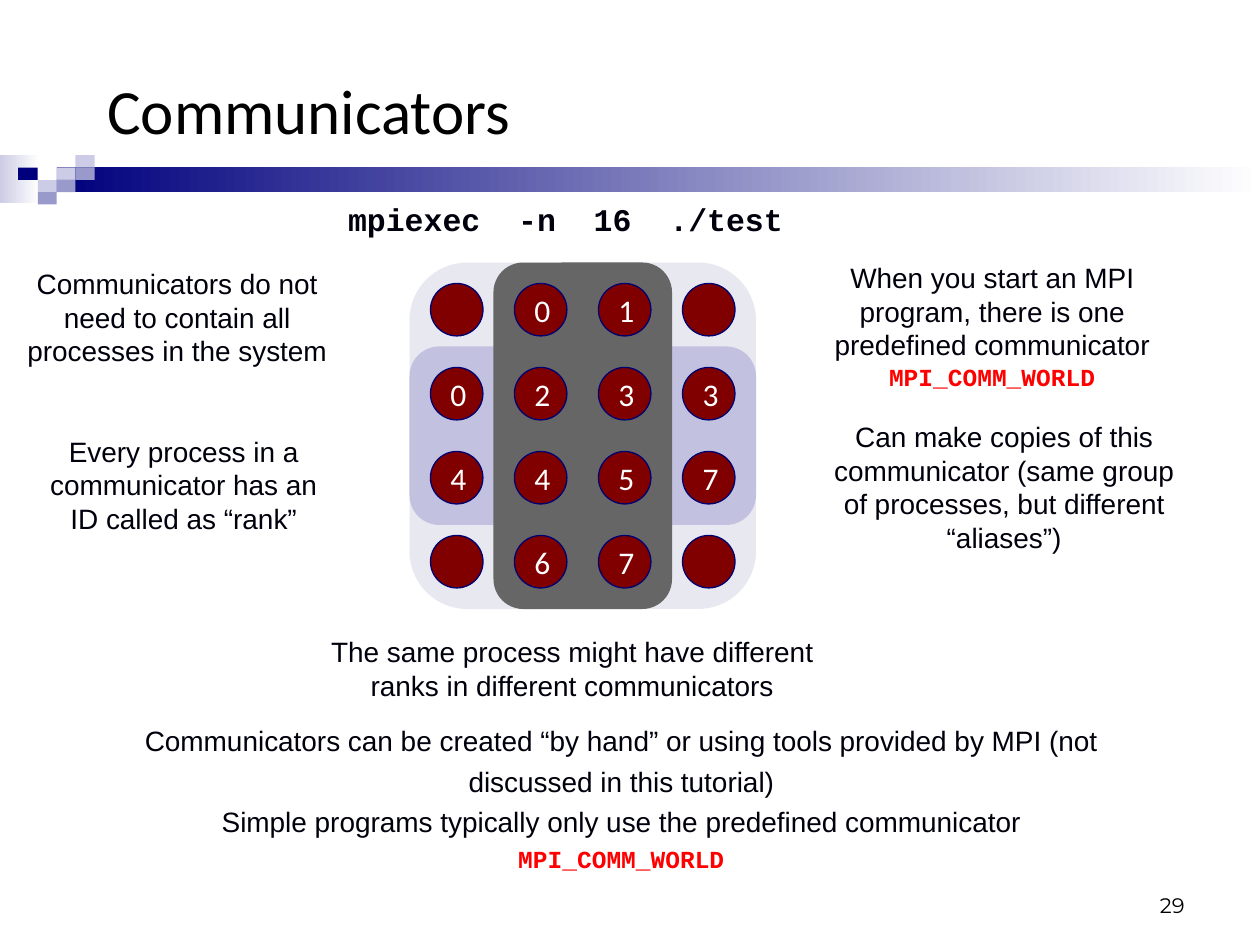
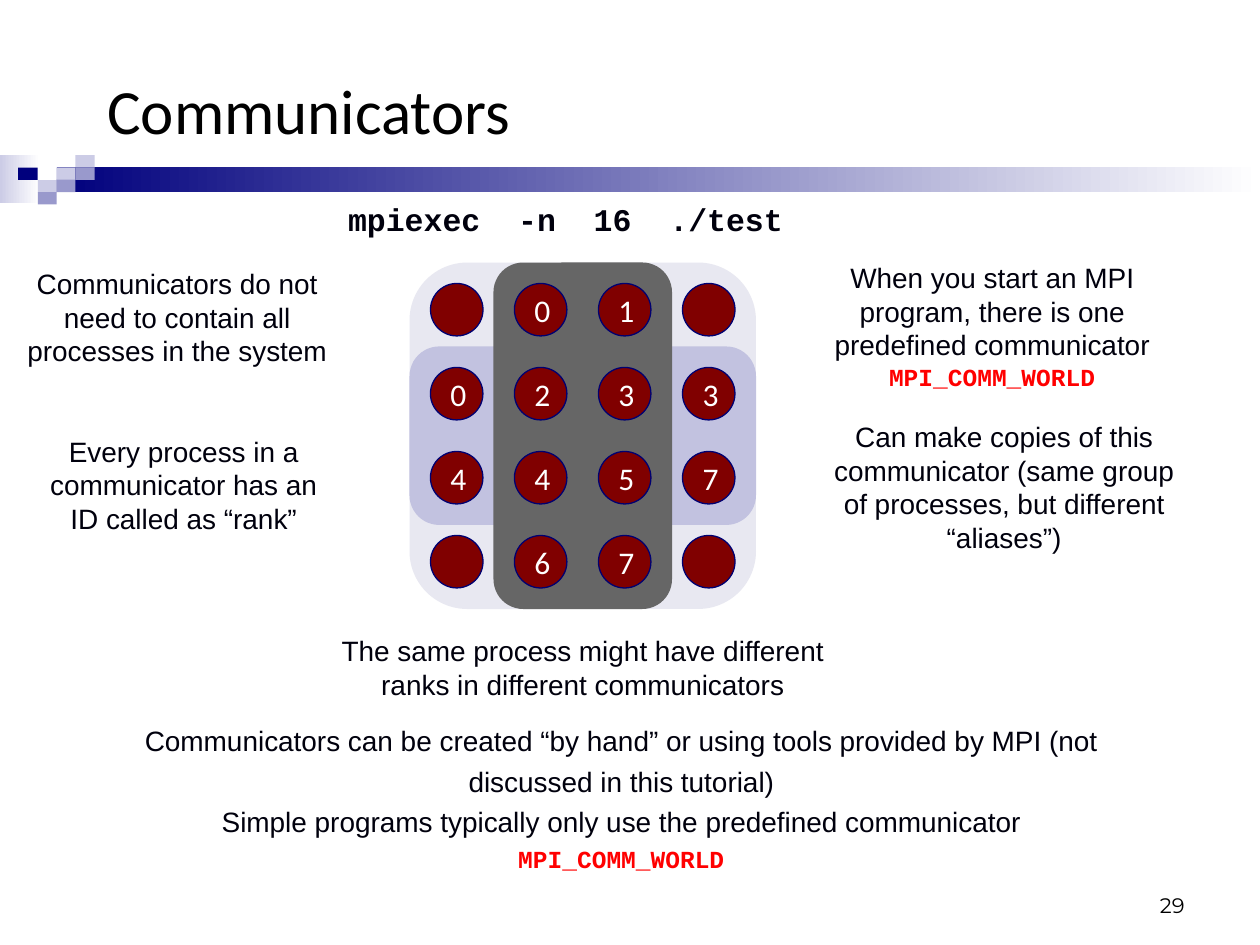
Before and after one commit to usiege/UCAS, a slide deck: slide 29 of 2-并行计算/lesson3/MPI_1_MPI_Basics.ppt. Drawn at 1260x945 pixels with LibreOffice and Linux fonts; fonts in the diff are those of the drawing; background and template pictures are left out. Boxes give left, top, right and bottom in pixels: in the first picture for what was removed or moved away, otherwise in the second. Text is boxed around its words. In the diff, an @@ line names an element or a change of style, - is before the commit and + after.

```diff
--- a/2-并行计算/lesson3/MPI_1_MPI_Basics.ppt
+++ b/2-并行计算/lesson3/MPI_1_MPI_Basics.ppt
@@ text "The same process might have ...": place and size @@
-text "The same process might have ..." at [331,641,813,697]
+text "The same process might have ..." at [342,640,823,696]
```
Also in this commit, not shown: 62 other slides changed, 3 other files.
